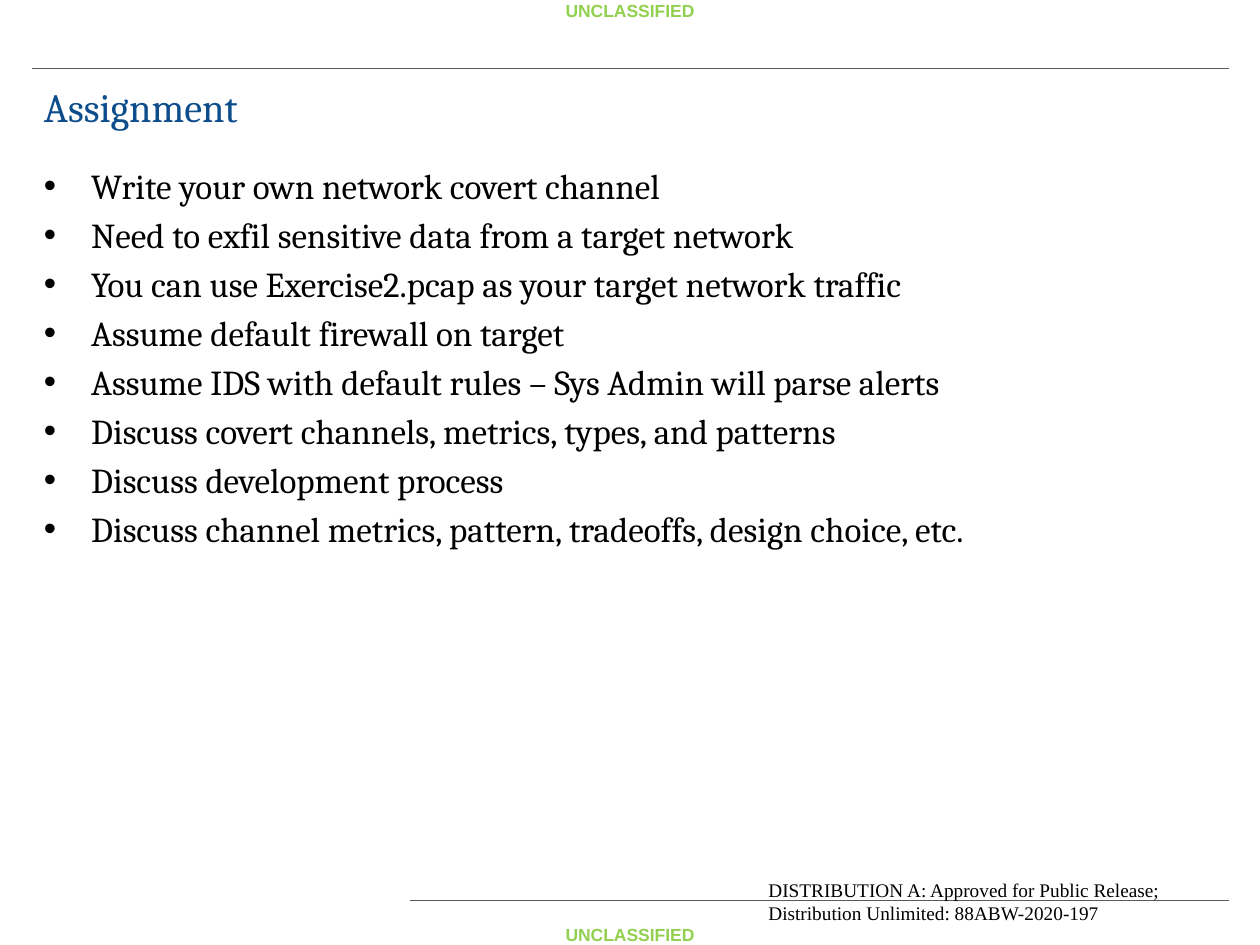
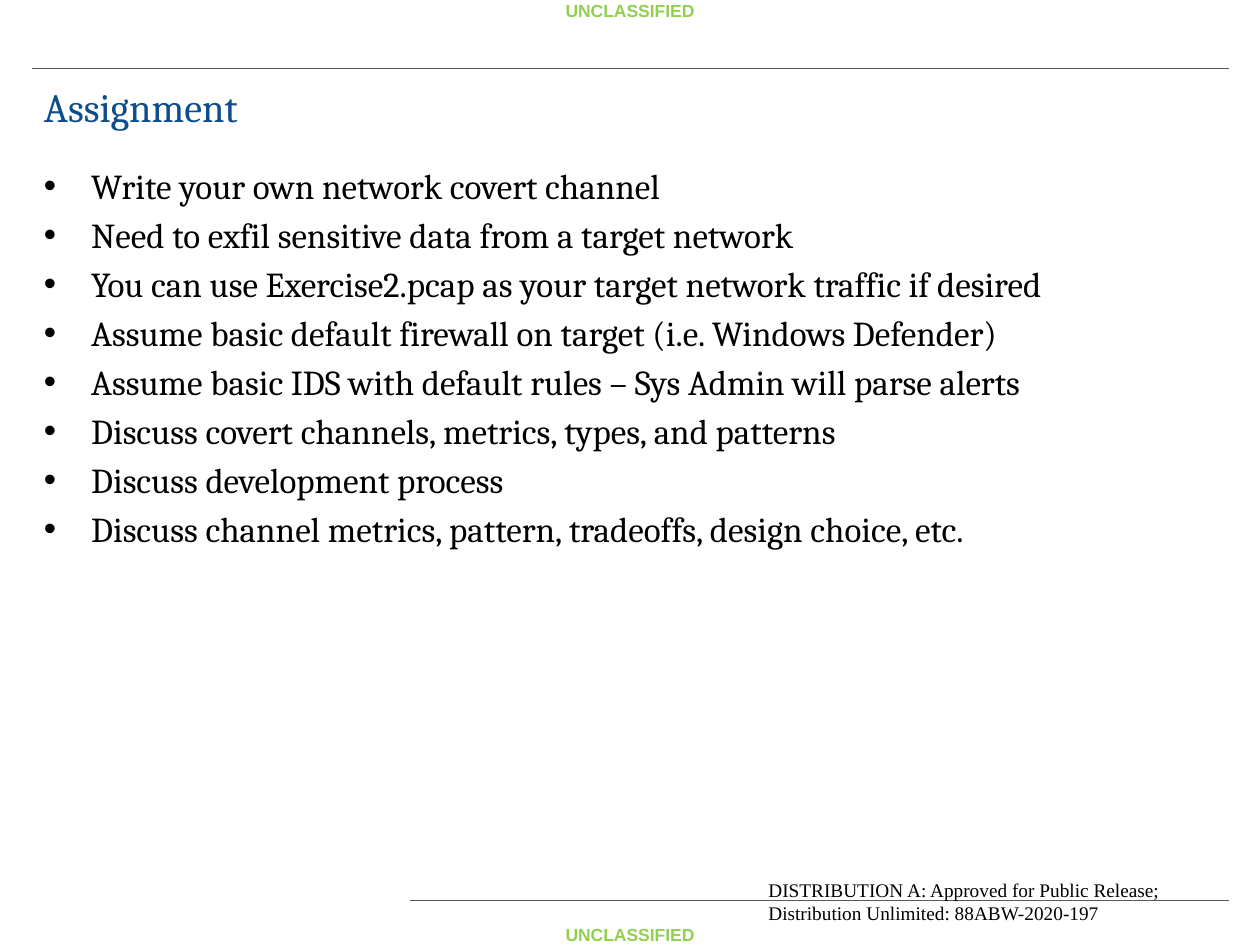
Before and after one commit to fitzgeralddaniel/CovertChannelClass, a slide deck: slide 18 of Handout/Covert Channel Lecture Day 2.pptx (slide 19 before the commit). Drawn at 1260x945 pixels with LibreOffice and Linux fonts; fonts in the diff are those of the drawing; background and template pictures are left out. Boxes give left, top, right and bottom in pixels: in the first picture for what was removed or moved away, otherwise in the second. Text is boxed around its words. In the diff, an @@ line names an element or a change of style, - is before the commit and + after.

```diff
--- a/Handout/Covert Channel Lecture Day 2.pptx
+++ b/Handout/Covert Channel Lecture Day 2.pptx
@@ text at (x1=91, y1=272, x2=1041, y2=403): text changed @@
-• You can use Exercise2.pcap as your target network traffic
-• Assume default firewall on target
-• Assume IDS with default rules – Sys Admin will parse alerts
+• You can use Exercise2.pcap as your target network traffic if desired
+• Assume basic default firewall on target (i.e. Windows Defender)
+• Assume basic IDS with default rules – Sys Admin will parse alerts
```
Also in this commit, not shown: 2 other slides changed, 5 other files.
